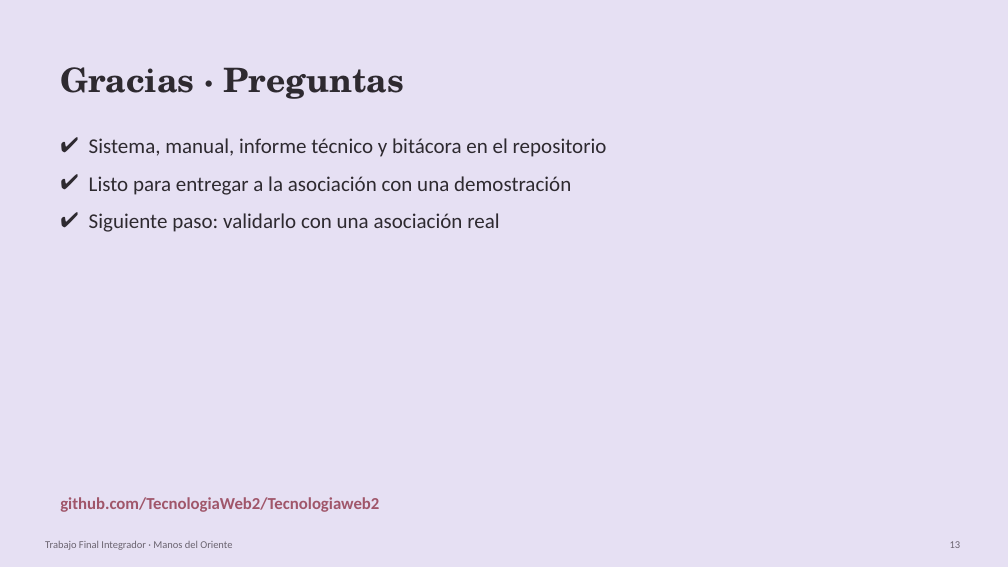
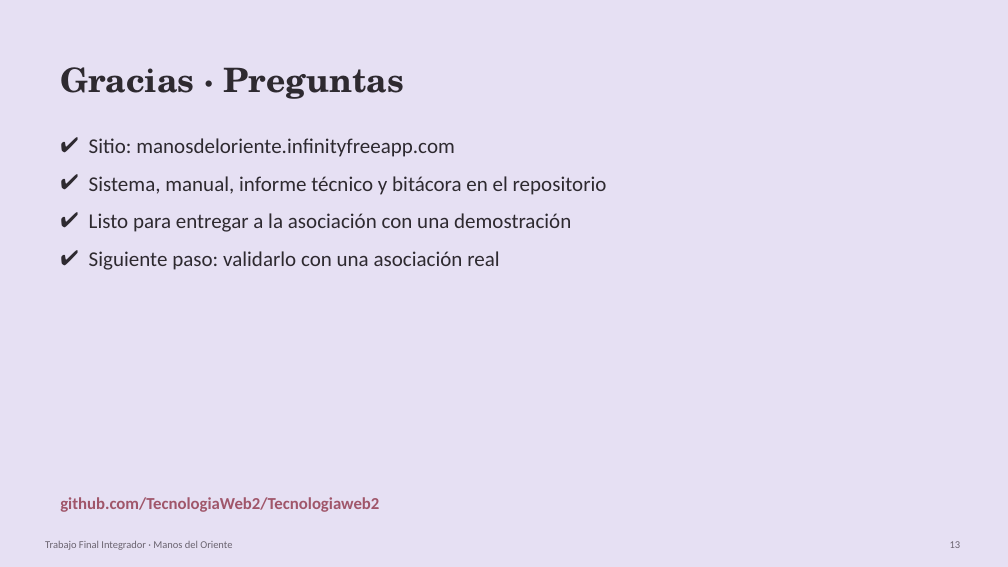
Before and after one commit to TecnologiaWeb2/Tecnologiaweb2, a slide deck: slide 13 of docs/proyecto-final/Presentacion_Proyecto_Final.pptx. Drawn at 1008x567 pixels with LibreOffice and Linux fonts; fonts in the diff are those of the drawing. Boxes give left, top, right and bottom in pixels: in the first picture for what was removed or moved away, otherwise in the second. Text is boxed around its words. In the diff, an @@ line names an element or a change of style, - is before the commit and + after.

```diff
--- a/docs/proyecto-final/Presentacion_Proyecto_Final.pptx
+++ b/docs/proyecto-final/Presentacion_Proyecto_Final.pptx
@@ text at (89,138,455,157): paragraph added @@
+✔ Sitio: manosdeloriente.infinityfreeapp.com
```
Also in this commit, not shown: 1 other slide changed, 10 other files.
